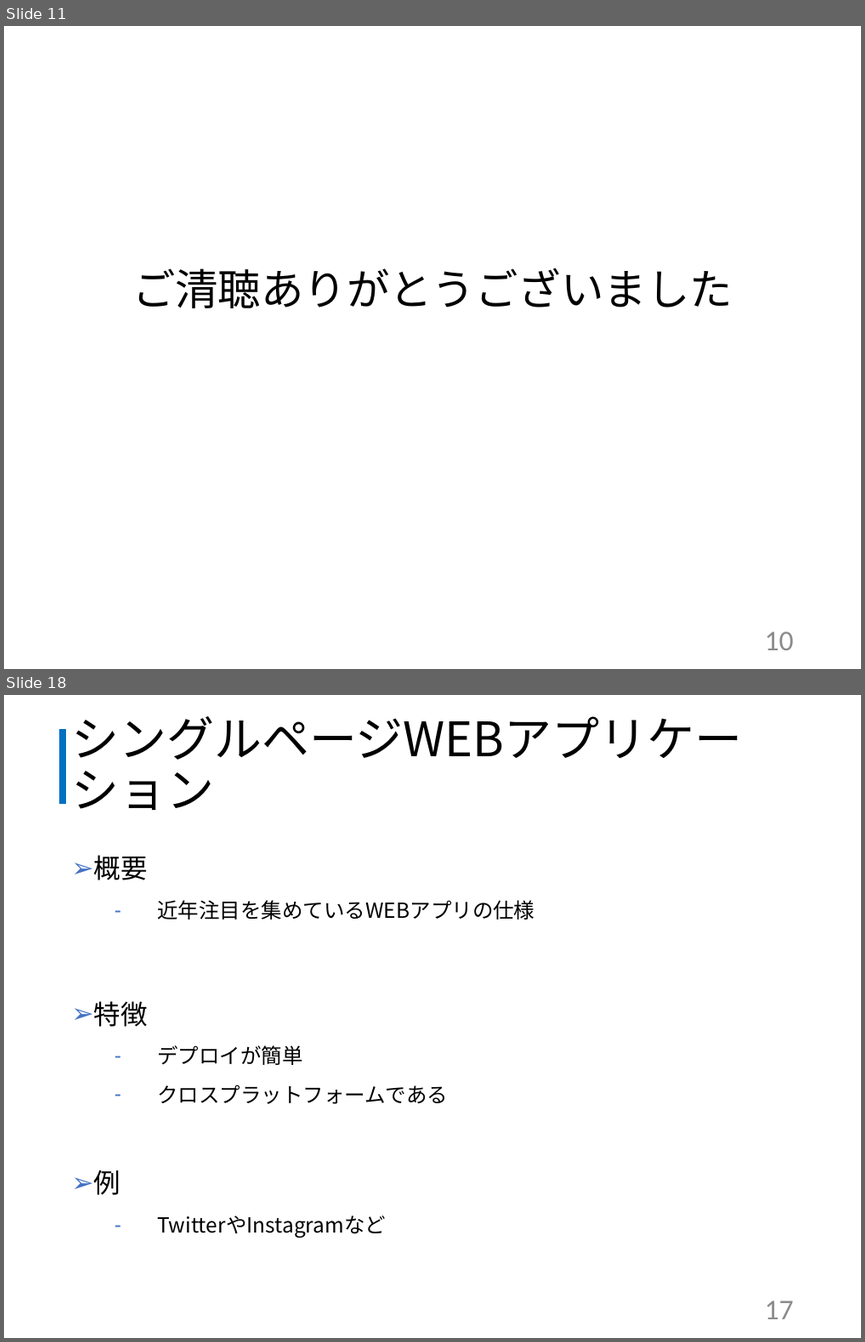
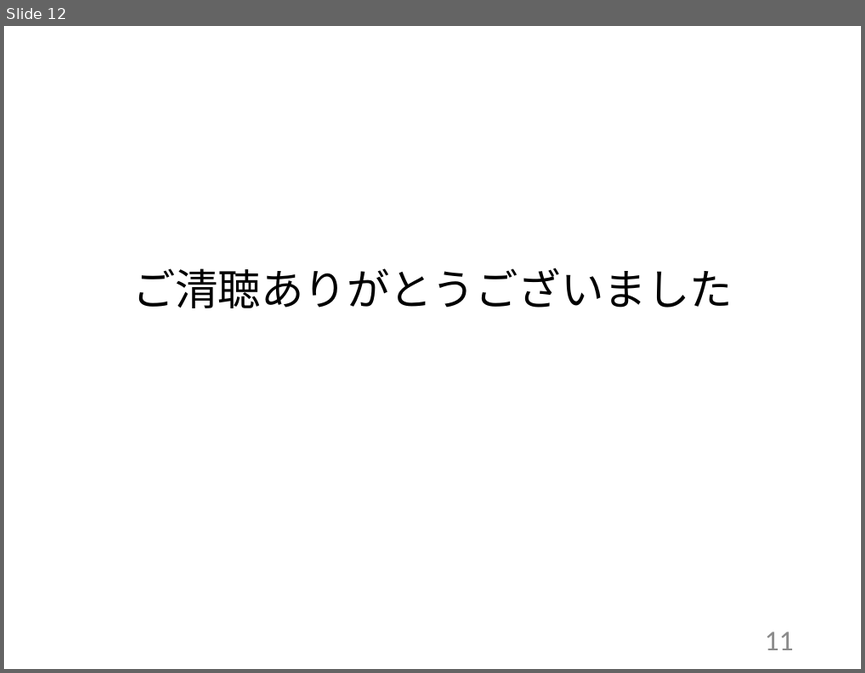
Before and after one commit to kazuwo/kosen-graduation-thesis, a slide deck: 卒業研究発表スライド.pptx. Shown one above the other, each under a label of ours: slides 11 and 18 before the commit, slide 12 after it; the slides between them are not shown. The pictures are 865x1342 and 865x673 pixels, drawn with LibreOffice and Linux fonts; fonts in the diff are those of the drawing. Boxes give left, top, right and bottom in pixels: in the first picture for what was removed or moved away, otherwise in the second. Text is boxed around its words. In the diff, an @@ line names an element or a change of style, - is before the commit and + after.

```diff
--- a/卒業研究発表スライド.pptx
+++ b/卒業研究発表スライド.pptx
@@ slide 18 removed at (4, 695, 861, 1338), background #FFFFFF @@
@@ title removed at (71, 716, 742, 760) @@
-シングルページWEBアプリケーション
@@ line removed from (64, 804) to (64, 729) @@
@@ text removed at (94, 855, 534, 1237) @@
-➢ 概要
-  – 近年注目を集めているWEBアプリの仕様
-➢ 特徴
-  – デプロイが簡単
-  – クロスプラットフォームである
-➢ 例
-  – TwitterやInstagramなど
@@ page number removed at (765, 1300, 794, 1319) @@
-17
@@ what was slide 11 is now slide 12 @@
@@ page number at (765, 631, 794, 650): text changed @@
-10
+11
```
Also in this commit, not shown: 6 slides changed, 3 slides added, 8 other slides removed, 1 other file.
